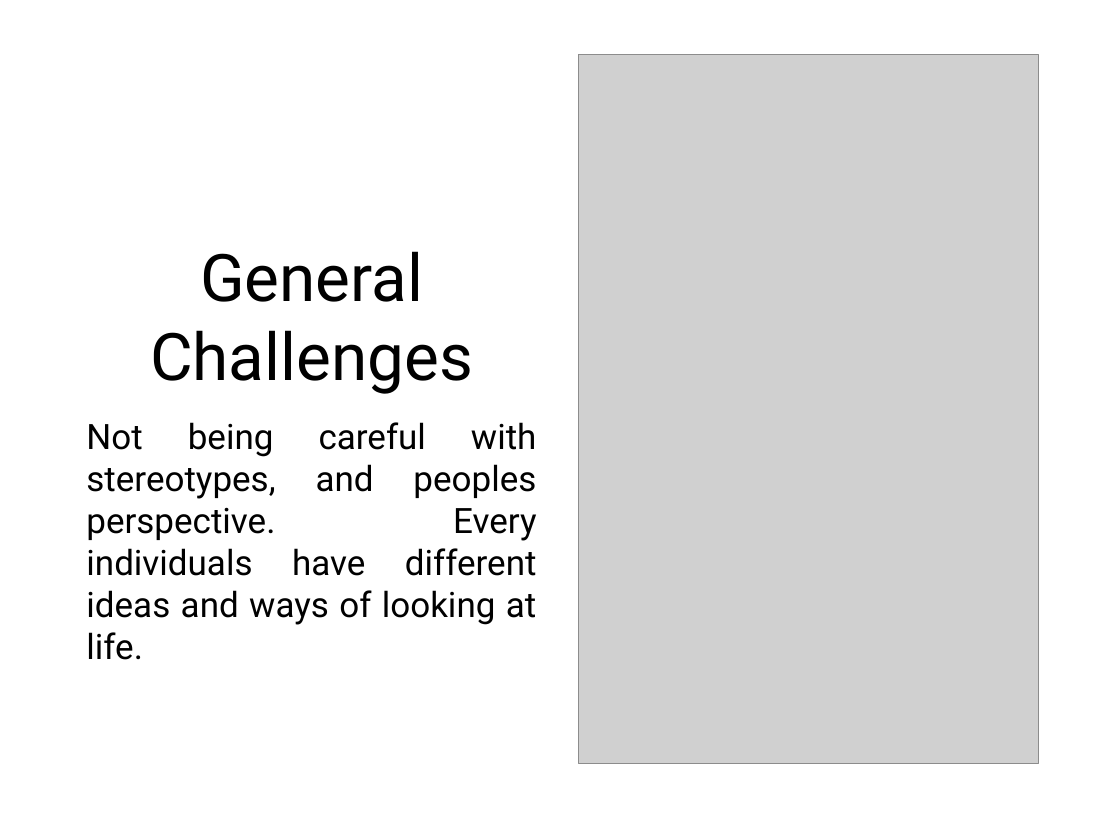
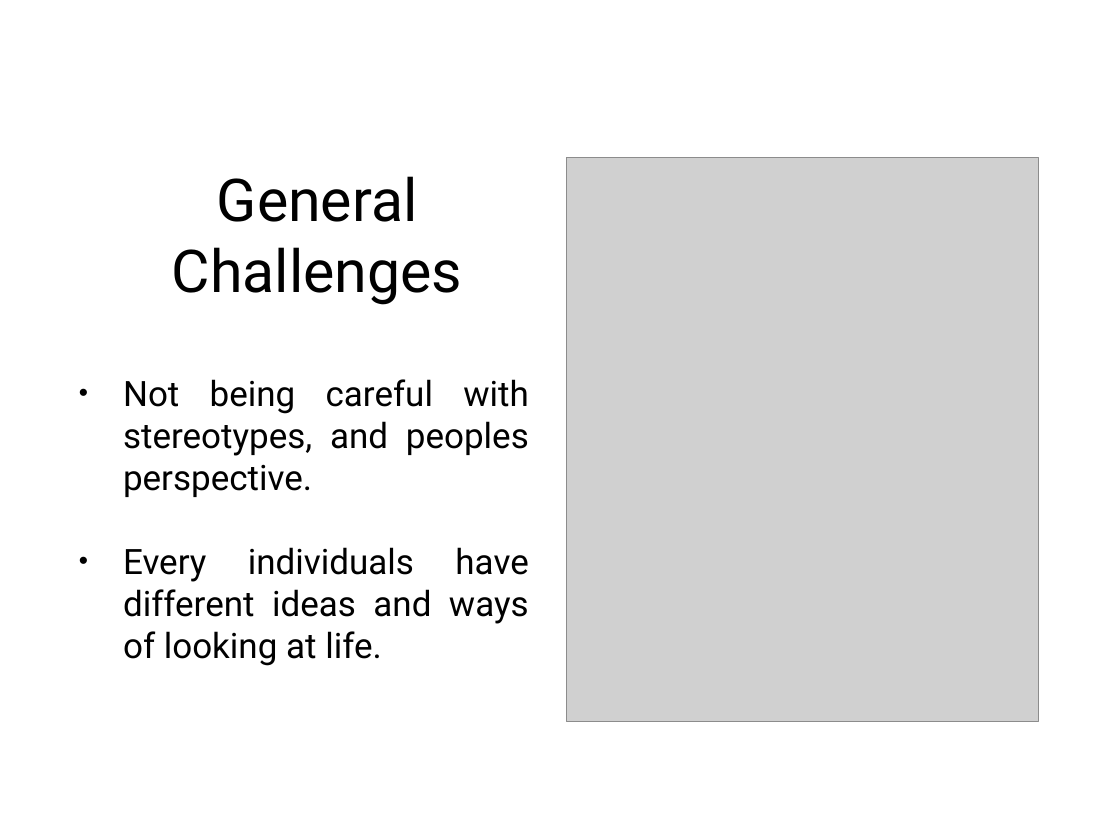
Before and after one commit to samiuljahan/IPM17, a slide deck: slide 8 of PPT.pptx (slide 4 before the commit). Drawn at 1120x840 pixels with LibreOffice and Linux fonts; fonts in the diff are those of the drawing; grey boxes stand for pictures. Boxes give left, top, right and bottom in pixels: in the first picture for what was removed or moved away, otherwise in the second. Text is boxed around its words. In the diff, an @@ line names an element or a change of style, - is before the commit and + after.

Commit message:
General challnges section updated
Updated the file. Added my parts, added agenda section

```diff
--- a/PPT.pptx
+++ b/PPT.pptx
@@ title "General Challenges" moved from (x1=150, y1=251, x2=473, y2=394) to (x1=172, y1=176, x2=462, y2=305) @@
@@ title "General Challenges" at (x1=172, y1=176, x2=462, y2=305): size 60 to 54 pt @@
@@ picture resized from (x1=579, y1=54, x2=1038, y2=763) to (x1=566, y1=158, x2=1038, y2=722) @@
@@ text at (x1=123, y1=379, x2=529, y2=666): text changed @@
-Not being careful with stereotypes, and peoples perspective. Every individuals have different ideas and ways of looking at life.
+• Not being careful with stereotypes, and peoples perspective.
+• Every individuals have different ideas and ways of looking at life.
```
Also in this commit, not shown: 2 other slides changed, 7 slides added, 1 slide removed.
